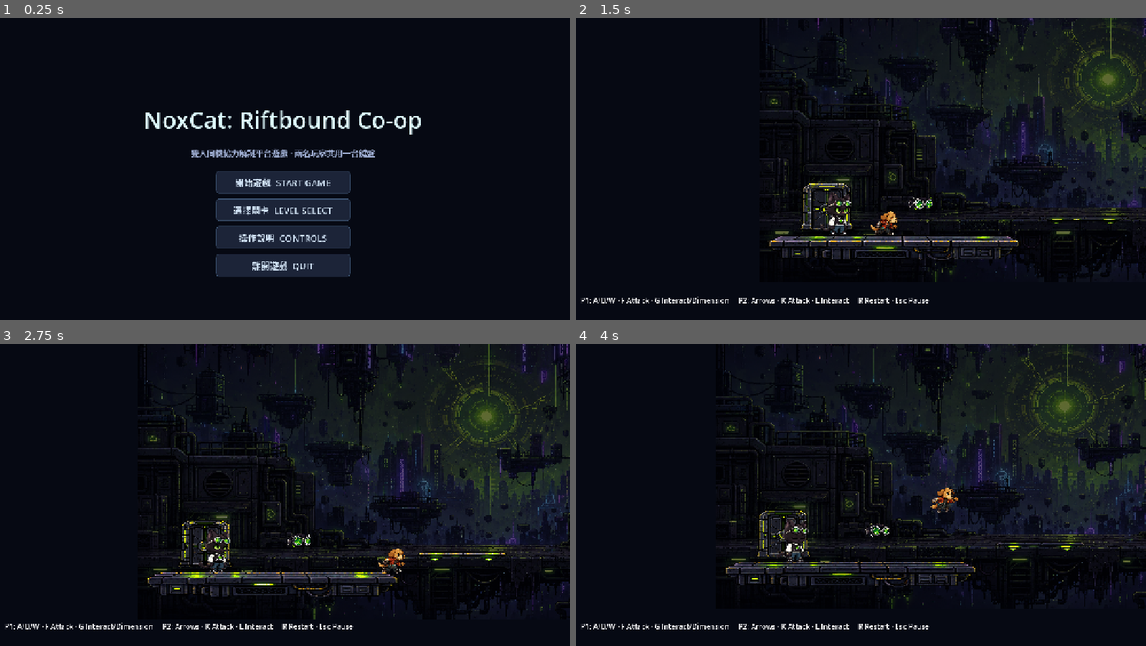
Above: before the commit, frames 1-4 (two rows, left to right).
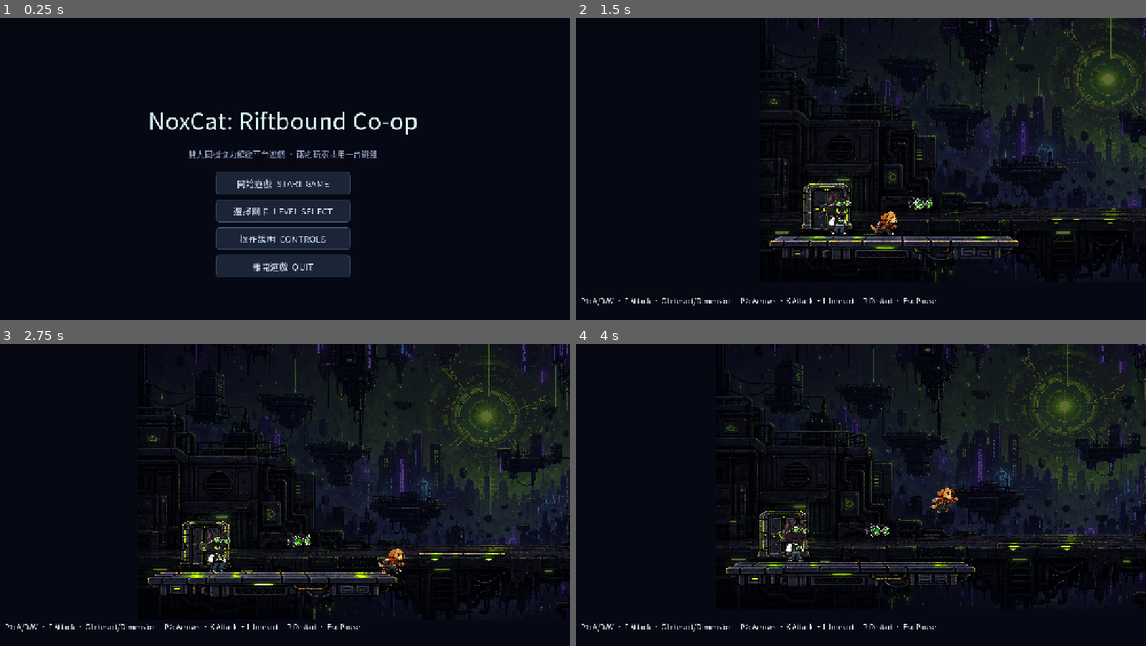
Above: after the commit, the same moments.

Repository: RainYu0510/hackathon
Game: Godot game, scene res://ui/MainMenu.tscn
Same seed, same stepped clock (60 frames per second), same inputs: the game is played once before the commit and once after it.
Inputs:
- Up to frame 1 (0.25 s): no input
- Up to frame 2 (1.5 s): click "開始遊戲 START GAME" at 0.5 s; hold Right from 1.28 s (still down); tap Insert (p2_left) at 1.35 s
- Up to frame 3 (2.75 s): keep holding Right; tap Up at 1.52, 2.27 s; tap Insert (p2_left) at 2.1 s
- Up to frame 4 (4 s): release Right at 2.78 s; hold Left 2.78-3.53 s; tap Insert (p2_left) at 2.85, 3.6 s; hold Right from 3.53 s (still down); tap Up at 3.77 s

The runs differ from the first frame. In frame 1, 3.8% of the frame differs, in the area x 25-74%, y 30-86%; in frame 2, 0.7%; in frame 3, 0.7%; in frame 4, 0.7%.

Commit message:
fix: 內嵌中文字型,修正 Web 版中文顯示為豆腐方塊
Godot 內建的預設字型不含中日韓字符。桌面版之所以正常,是因為 Godot 會向
作業系統的字型求援 —— Windows 上有中文字型可以 fallback。但 Web 匯出沒有
系統字型可用,選單上的中文全部變成空框。

這個差異很誤導:桌面測起來完全沒問題,一上 itch.io 才發現整個選單壞掉。

## 做法

新增 assets/fonts/NotoSansTC-Subset.ttf,並設為 project.godot 的
gui/theme/custom_font。設成專案層級的預設字型而不是只塞進 menu_theme.tres,
是因為 LevelBase 有些標籤是用程式建的、不吃主題,只改主題會有漏網的地方。

字型由 tools/make_font_subset.py 從 Noto Sans TC 切出:

- 完整字型 11.9 MB 對 Web 版太重,切成子集後 1.9 MB
- 收錄範圍是「專案裡實際會顯示的字」加上「Big5 Level 1 常用字」加上
  ASCII / Latin-1 / 常用標點,共 5748 個字形
- Big5 常用字用 Python 內建的 big5 codec 直接產生,不依賴任何外部字表檔,
  因此這支腳本離線也能跑、結果永遠一致
- 加常用字而不只收現在用到的 45 個字,是為了留餘裕:之後有人加新的中文
  UI 文字,不必記得回來重跑腳本

已用 headless 腳本實際載入字型驗證:載入為 FontFile、專案設定生效、選單
所有字串都通過 has_char 檢查。

## 授權

Noto Sans TC 是 SIL OFL 1.1。切子集屬於 OFL 定義的修改行為,允許再散布,
但必須一併散布授權條文,因此:

- assets/fonts/NotoSansTC-OFL.txt 保留條文全文
- 子集化時以 name_IDs=["*"] 保留原字型名稱與授權欄位
- 兩個發布用的 zip 都附上 OFL.txt
- CREDITS.md 新增對應的揭露條目

這是本專案唯一的第三方素材。未內嵌任何專有字型 —— 微軟正黑體那類系統字型
不允許再散布。

## 文件同步校正

一併修正文件中已不成立的敘述:

- 音效已由 PlayerBase.gd 接上(跑/跳/攻擊/受擊/死亡/裝置六種),原本寫的
  「遊戲不播放任何音效」已是錯的。改成準確描述:只覆蓋玩家動作,沒有
  背景音樂/選單音效/敵人音效,且 dog_idle 與 dog_sfx_preview 仍未使用
- PNG 數量 152 改為 153(新增 cracked_wall_side.png)
- 架構圖補上 ui/ 選單層(MainMenu / PauseMenu / menu_theme),原本整個
  新功能在圖上看不到
- 目錄表補齊 ui/ docs/ assets/ 與 AGENTS.md
- 限制節補上:第三關敵人一擊死亡、牽繩無視覺回饋、約 32 張未使用的 PNG、
  Level03/Level04 的重複 UID、Web 版會隱藏「離開遊戲」按鈕、內嵌字型是
  子集(超出範圍的新字會靜默變空框)
- 統一敵人命名:class 為 ChargeMonster、借用史萊姆美術

Co-Authored-By: Claude Opus 5 (1M context) <noreply@anthropic.com>

Diff:
--- a/project.godot
+++ b/project.godot
@@ -26,6 +26,13 @@
 window/size/window_width_override=1280
 window/size/window_height_override=720
 window/stretch/mode="canvas_items"
+
+[gui]
+
+; 內嵌中文字型。Godot 內建預設字型不含中日韓字符,桌面版靠系統字型 fallback
+; 所以看不出問題,但 Web 匯出沒有系統字型可用,中文會全部變成豆腐方塊。
+; 這個字型是 Noto Sans TC 的子集,由 tools/make_font_subset.py 產生。
+theme/custom_font="res://assets/fonts/NotoSansTC-Subset.ttf"
 
 [input]
 
Not shown, added: assets/fonts/NotoSansTC-OFL.txt
Binary file added: assets/fonts/NotoSansTC-Subset.ttf
Not shown, added: assets/fonts/NotoSansTC-Subset.ttf.import
Not shown, changed: CREDITS.md
Not shown, changed: README.en.md
Not shown, changed: README.md
Not shown, added: tools/make_font_subset.py
